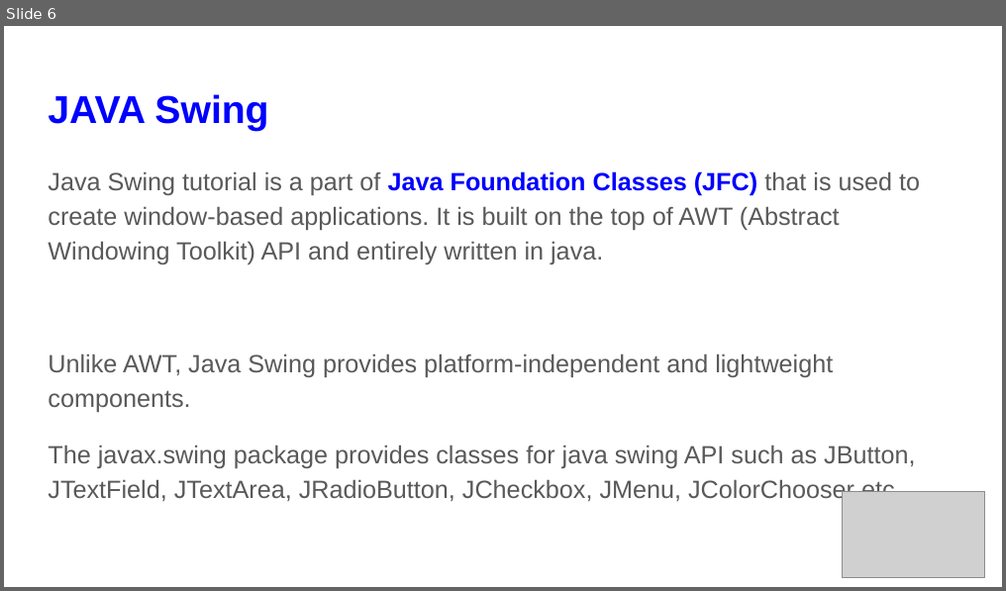
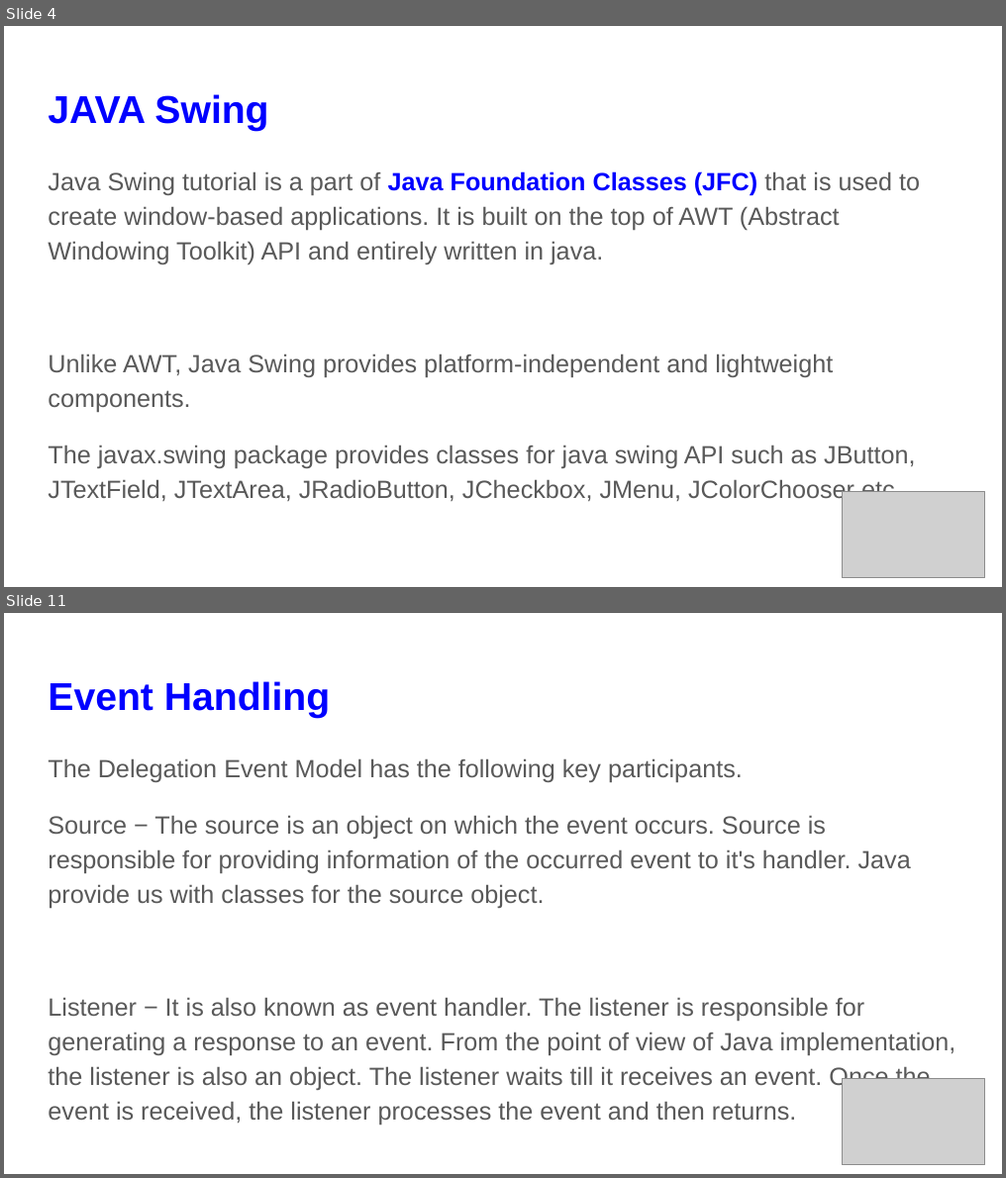
Before and after one commit to saifnalband/JAVA_OOPS, a slide deck: slides/Lec-35.pptx. Shown one above the other, each under a label of ours: slide 6 before the commit, slides 4 and 11 after it; the slides between them are not shown. The pictures are 1006x591 and 1006x1178 pixels, drawn with LibreOffice and Linux fonts; fonts in the diff are those of the drawing; grey boxes stand for pictures. Boxes give left, top, right and bottom in pixels: in the first picture for what was removed or moved away, otherwise in the second. Text is boxed around its words. In the diff, an @@ line names an element or a change of style, - is before the commit and + after.

```diff
--- a/slides/Lec-35.pptx
+++ b/slides/Lec-35.pptx
@@ slide 11 added at <box>4,613,1002,1174</box>, background #FFFFFF @@
@@ title added at <box>48,681,330,718</box>, 28 pt, text #0000FF, bold @@
+Event Handling
@@ text added at <box>48,759,956,1125</box>, 18 pt, text #595959 @@
+The Delegation Event Model has the following key participants.
+Source − The source is an object on which the event occurs. Source is responsible for providing information of the occurred event to it's handler. Java provide us with classes for the source object.
+Listener − It is also known as event handler. The listener is responsible for generating a response to an event. From the point of view of Java implementation, the listener is also an object. The listener waits till it receives an event. Once the event is received, the listener processes the event and then returns.
@@ picture added at <box>843,1079,985,1165</box> @@
@@ what was slide 6 is now slide 4 @@
```
Also in this commit, not shown: 5 slides changed, 23 other slides added, 3 slides removed, 3 other files.
